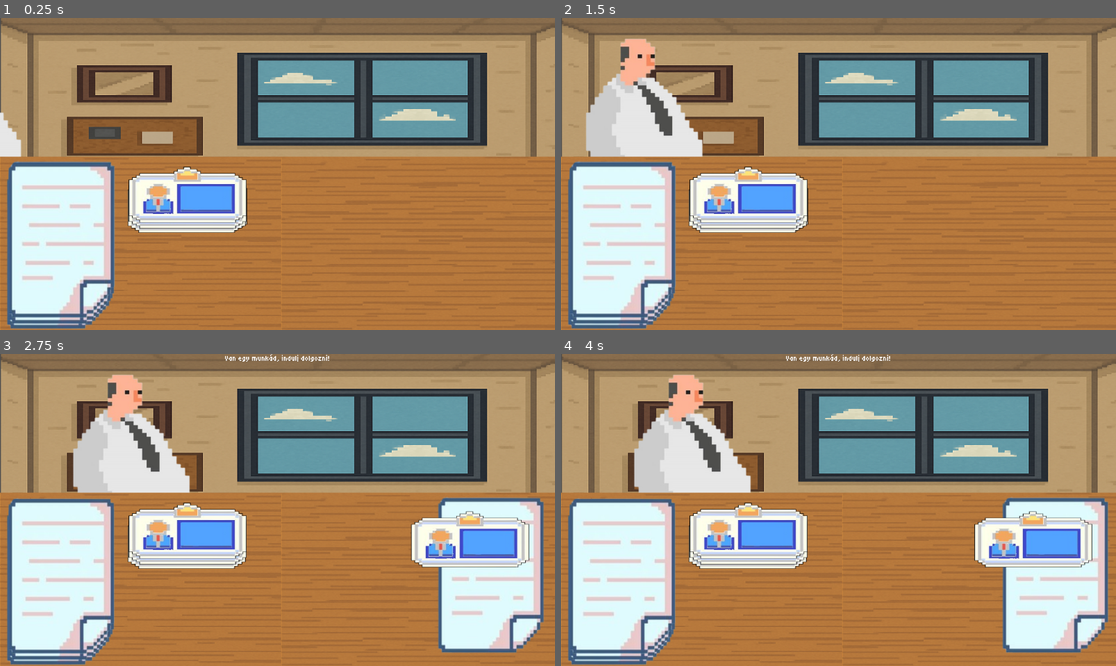
Above: before the commit, frames 1-4 (two rows, left to right).
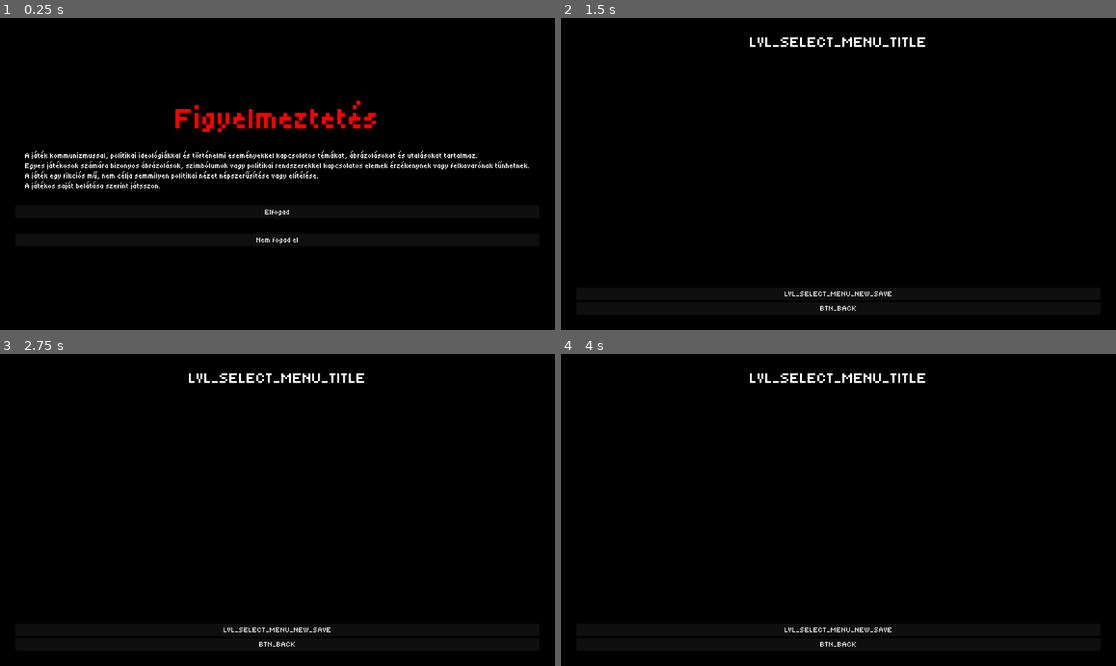
Above: after the commit, the same moments.

Repository: szsolt0/SzakGyak
Game: Godot game, scene res://scenes/menu/main_menu.tscn
Two runs of this game, one before a commit and one after it. Both use one fixed random seed, a clock stepped at 60 frames per second and the inputs below. Before the commit the project starts from res://scenes/office/Office.tscn.
Inputs (mouse positions are in pixels of both pictures, inside the frame that each line leads up to):
- Up to frame 1 (0.25 s): no input
- Up to frame 2 (1.5 s): click (838, 211) at 0.5 s, where only the run after the commit has a clickable "Elfogad"; click (838, 139) at 1.25 s, where only the run after the commit has a clickable "Játék"
- Up to frame 3 (2.75 s): tap Enter at 2 s; move the mouse to (399, 494) at 2.02 s; hold Shift from 2.03 s (still down); click (399, 494) at 2.17 s
- Up to frame 4 (4 s): release Shift at 2.75 s; drag from (727, 525) to (810, 572) at 2.77 s; tap Space at 3.5 s; move the mouse to (894, 441) at 3.52 s; tap Ctrl at 3.6 s; click (894, 441) at 3.67 s

The runs differ from the first frame. In frame 1, 100% of the frame differs, in the area x 0-100%, y 0-100%; in frame 2, 100%; in frame 3, 100%; in frame 4, 100%.

Commit message:
project javitva hud és ui-val

Diff:
--- a/project.godot
+++ b/project.godot
@@ -11,7 +11,7 @@
 [application]
 
 config/name="SzakGyak"
-run/main_scene="uid://brenq6kg8pnib"
+run/main_scene="uid://ig3kocnbgc0a"
 config/features=PackedStringArray("4.4", "Forward Plus")
 config/icon="res://icon.svg"
 
--- a/scenes/menu/save_select_menu.gd
+++ b/scenes/menu/save_select_menu.gd
@@ -15,6 +15,11 @@
 
 func _ready() -> void:
 	_load_translations()
+
+	# Új mentés gomb callback
+	NEW_SAVE_BTN.pressed.connect(func():
+		get_tree().change_scene_to_file("res://scenes/game/Game.tscn")
+	)
 
 	for save in SaveManager.get_list_of_save_files():
 		print(save.name)
